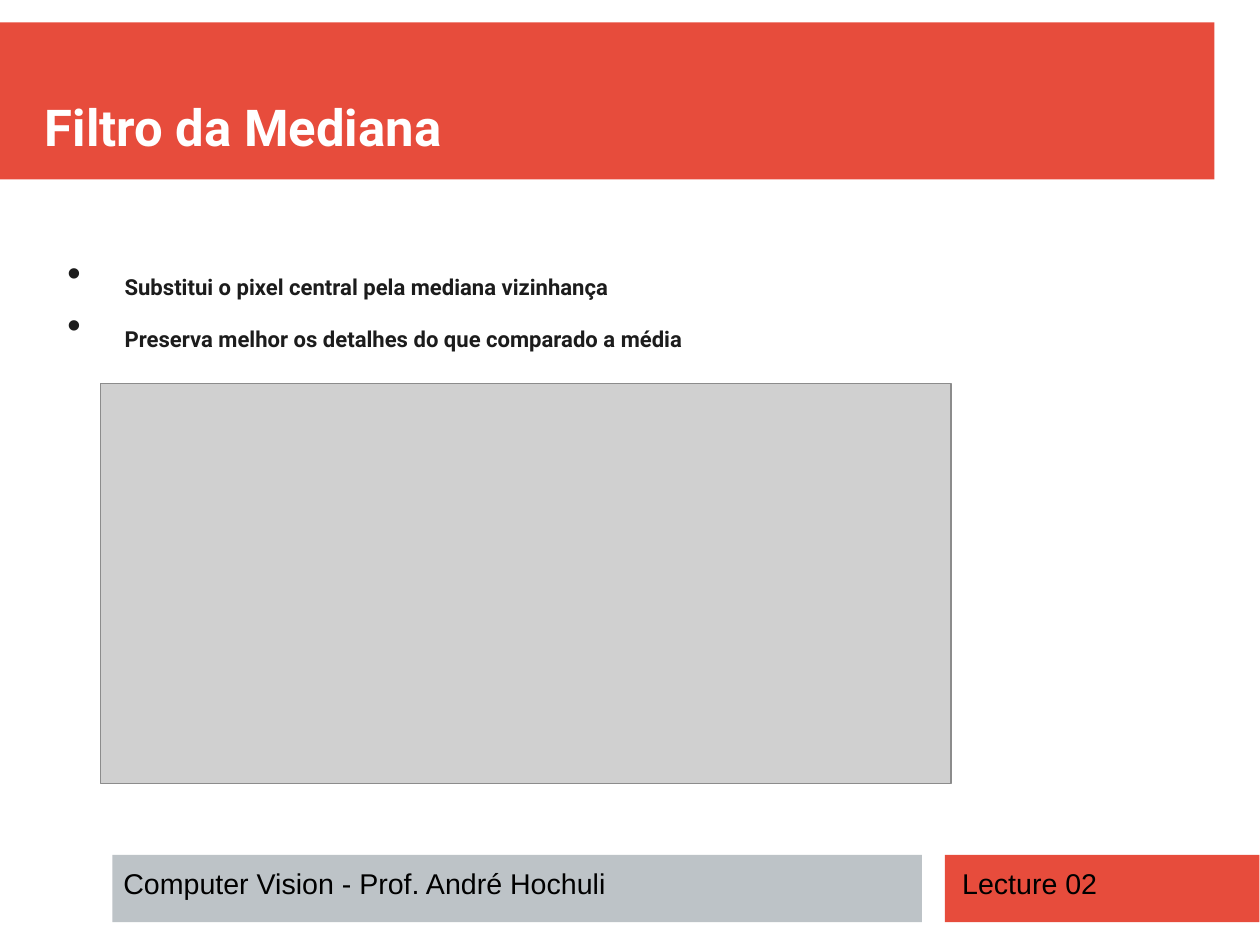
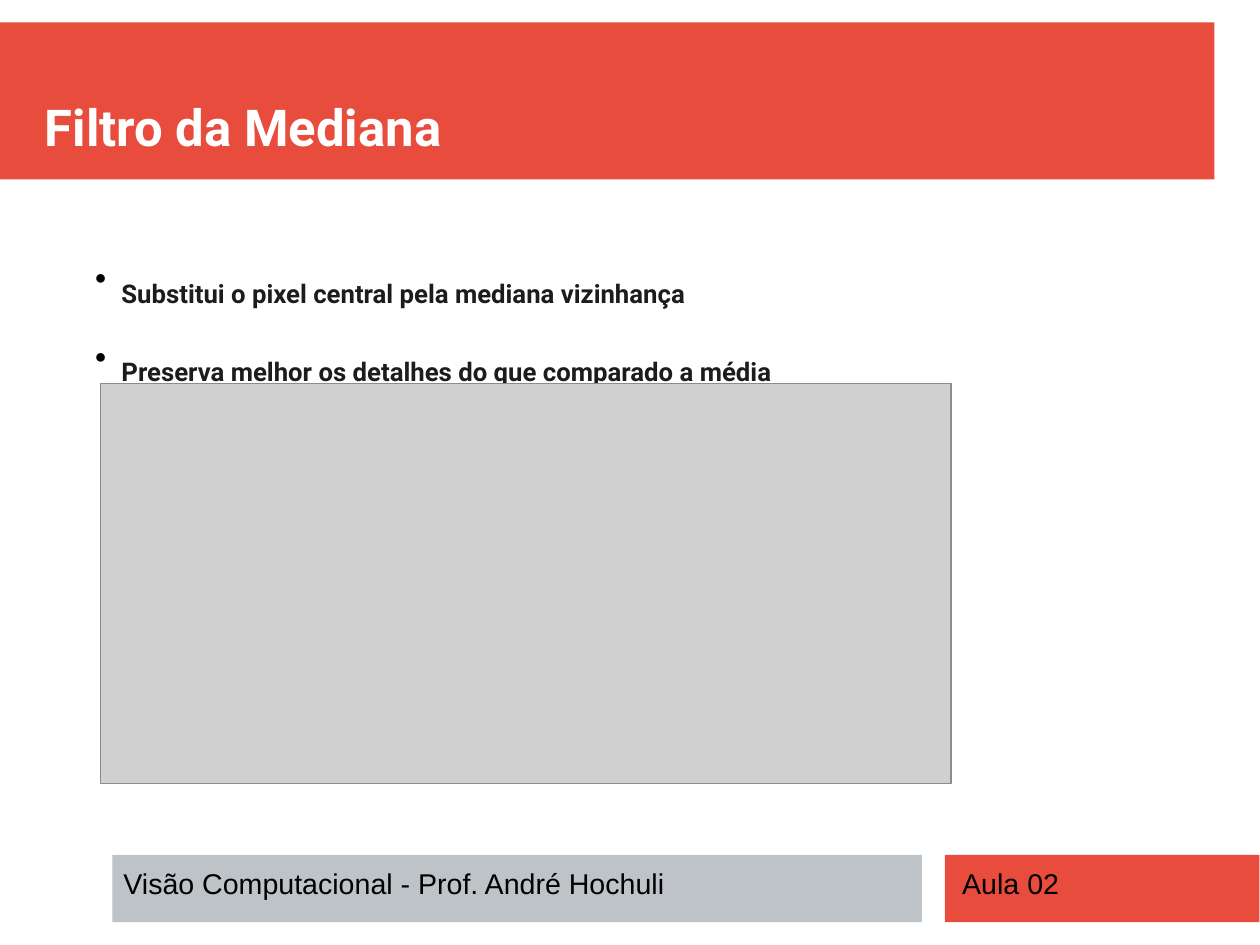
Before and after one commit to andrehochuli/teaching, a slide deck: slide 7 of Visão Computacional/Aula 02 - Filtros e Extração de Características/Aula 02 - Filtros e Extração de Características.pptx. Drawn at 1260x945 pixels with LibreOffice and Linux fonts; fonts in the diff are those of the drawing; grey boxes stand for pictures. Boxes give left, top, right and bottom in pixels: in the first picture for what was removed or moved away, otherwise in the second. Text is boxed around its words. In the diff, an @@ line names an element or a change of style, - is before the commit and + after.

Commit message:
Update Aula 02

```diff
--- a/Visão Computacional/Aula 02 - Filtros e Extração de Características/Aula 02 - Filtros e Extração de Características.pptx
+++ b/Visão Computacional/Aula 02 - Filtros e Extração de Características/Aula 02 - Filtros e Extração de Características.pptx
@@ text "Substitui o pixel central pela ..." at bbox=[121, 283, 771, 384]: size 24 to 28 pt; bullet • to ●; list level 1 to 2 in "Substitui o pixel central pela ..."; list level 1 to 2 in "Preserva melhor os detalhes do ..." @@
@@ text at bbox=[123, 873, 664, 900]: text changed @@
-Computer Vision - Prof. André Hochuli
+Visão Computacional - Prof. André Hochuli
@@ text at bbox=[962, 873, 1059, 895]: text changed @@
-Lecture 02
+Aula 02
```
Also in this commit, not shown: 33 other slides changed, 4 slides added, 1 slide removed, 2 other files.
